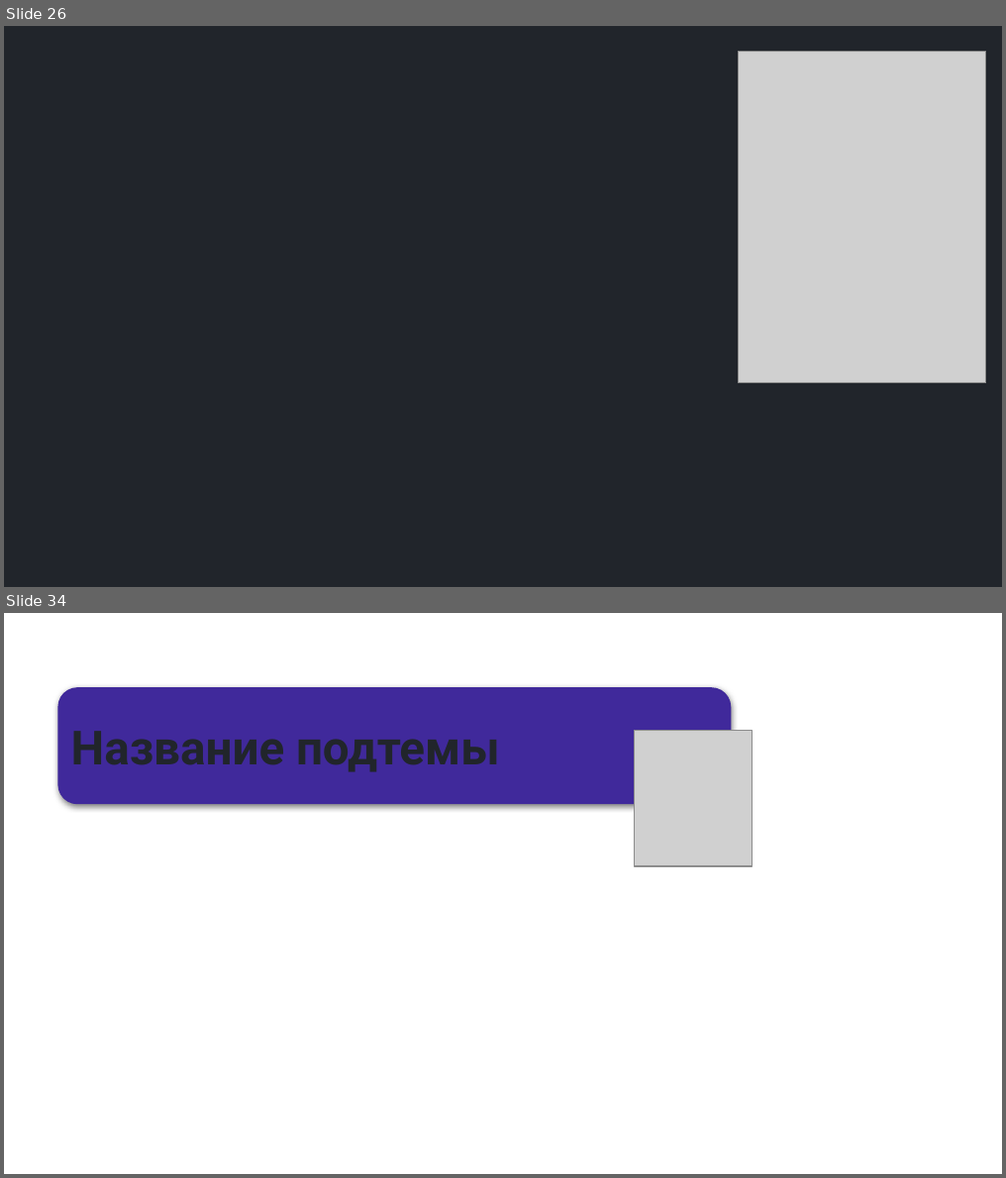
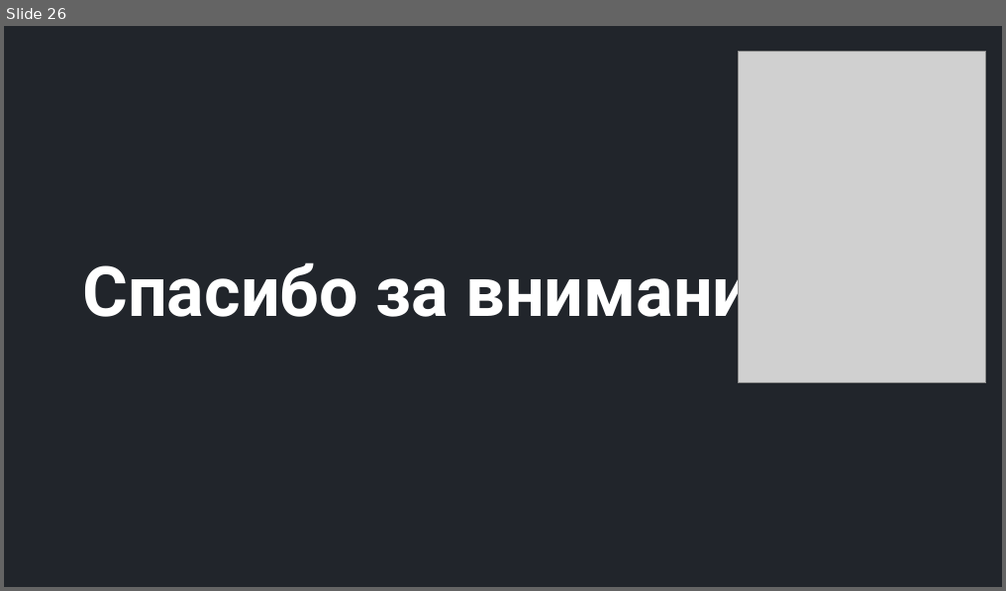
Before and after one commit to semusv/Bank_analyzer, a slide deck: bank_analyzer.pptx. Shown one above the other, each under a label of ours: slides 26 and 34 before the commit, slide 26 after it; the slides between them are not shown. The pictures are 1006x1178 and 1006x591 pixels, drawn with LibreOffice and Linux fonts; fonts in the diff are those of the drawing; grey boxes stand for pictures; background and template pictures are left out. Boxes give left, top, right and bottom in pixels: in the first picture for what was removed or moved away, otherwise in the second. Text is boxed around its words. In the diff, an @@ line names an element or a change of style, - is before the commit and + after.

```diff
--- a/bank_analyzer.pptx
+++ b/bank_analyzer.pptx
@@ slide 34 removed at box(4, 613, 1002, 1174), background #FFFFFF @@
@@ rounded rectangle removed at box(57, 688, 731, 805) @@
-Название подтемы
@@ picture removed at box(634, 731, 751, 866) @@
@@ title removed at box(74, 794, 794, 852) @@
-Материал для моделирования
@@ slide 26 changed as well @@
@@ title "Спасибо за внимание!" at box(82, 253, 808, 332): text colour #21252B to #FFFFFF @@
```
Also in this commit, not shown: 21 other slides changed, 3 slides added, 34 other slides removed, 14 other files.
